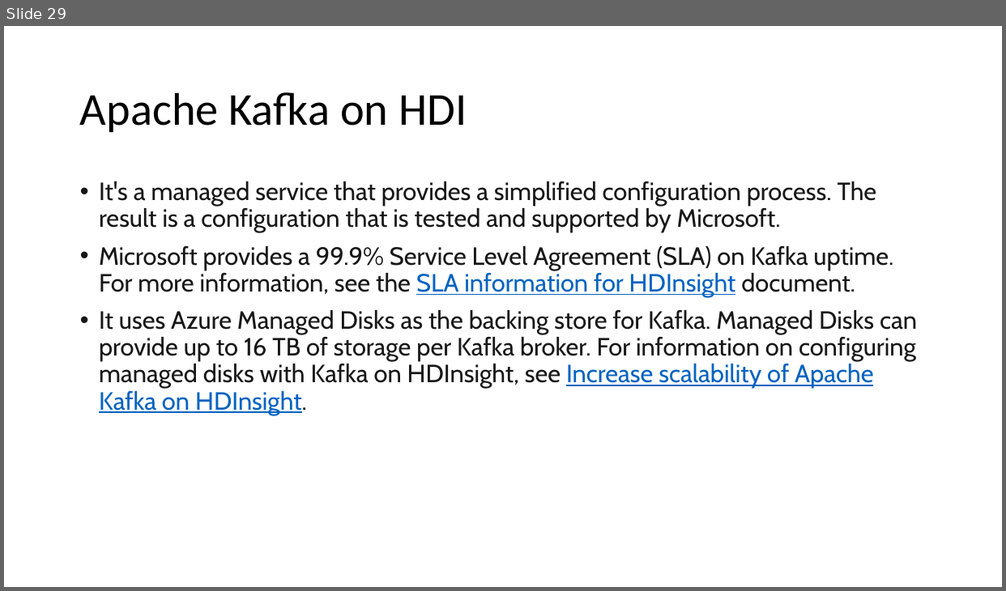
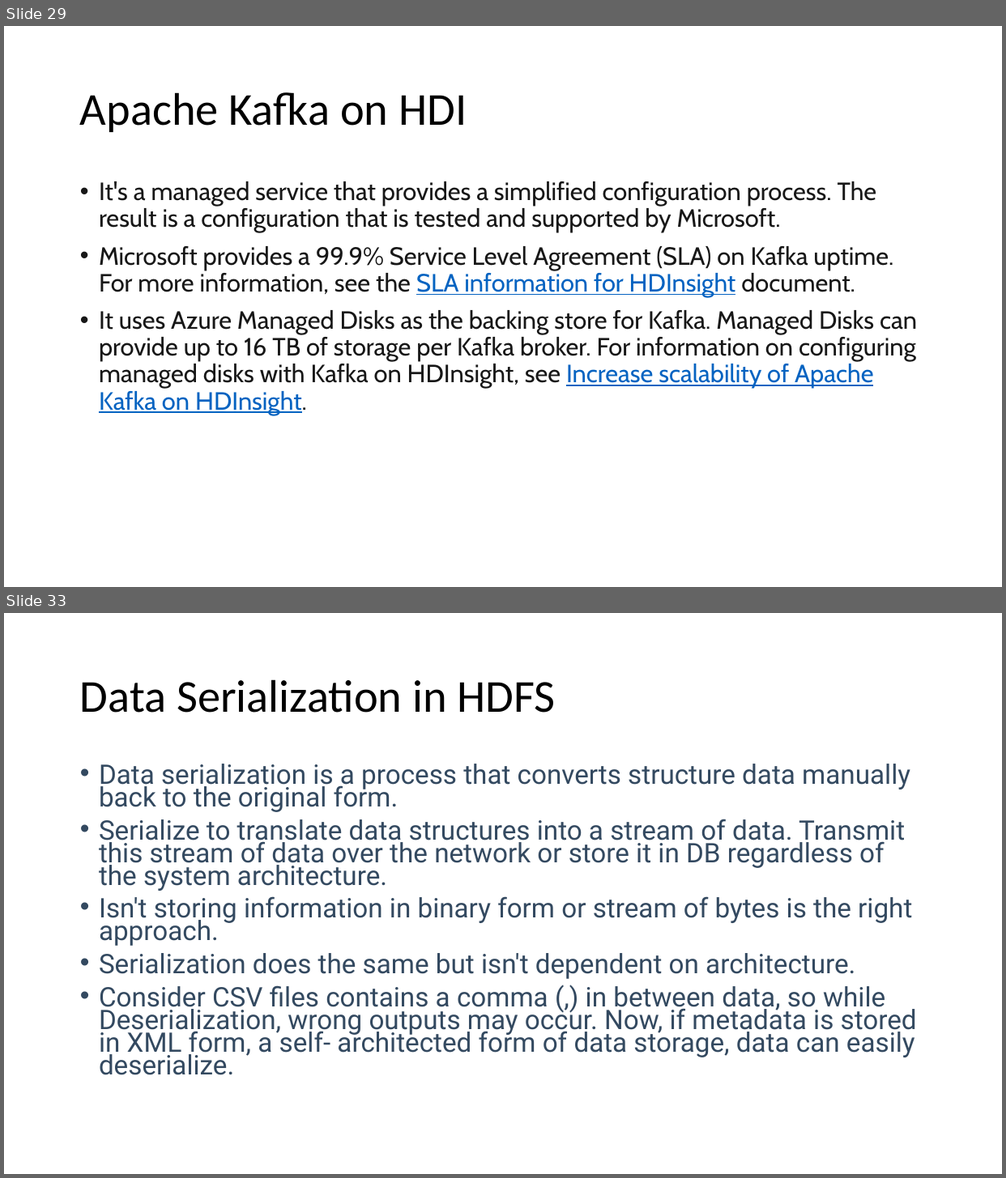
Before and after one commit to imcuteani/Azure_Big_Data_Training, a slide deck: Slides/Big Data Overview.pptx. Shown one above the other, each under a label of ours: slide 29 before the commit, slides 29 and 33 after it; the slides between them are not shown. The pictures are 1006x591 and 1006x1178 pixels, drawn with LibreOffice and Linux fonts; fonts in the diff are those of the drawing. Boxes give left, top, right and bottom in pixels: in the first picture for what was removed or moved away, otherwise in the second. Text is boxed around its words. In the diff, an @@ line names an element or a change of style, - is before the commit and + after.

```diff
--- a/Slides/Big Data Overview.pptx
+++ b/Slides/Big Data Overview.pptx
@@ slide 33 added at <box>4,613,1002,1174</box>, background #FFFFFF @@
@@ title added at <box>80,679,556,713</box>, 44 pt, text #000000 @@
+Data Serialization in HDFS
@@ text added at <box>99,764,917,1076</box>, 25.9 pt, text #334960 @@
+• Data serialization is a process that converts structure data manually back to the original form.
+• Serialize to translate data structures into a stream of data. Transmit this stream of data over the network or store it in DB regardless of the system architecture.
+• Isn't storing information in binary form or stream of bytes is the right approach.
+• Serialization does the same but isn't dependent on architecture.
+• Consider CSV files contains a comma (,) in between data, so while Deserialization, wrong outputs may occur. Now, if metadata is stored in XML form, a self- architected form of data storage, data can easily deserialize.
```
Also in this commit, not shown: 19 other slides added, 22 other files.
